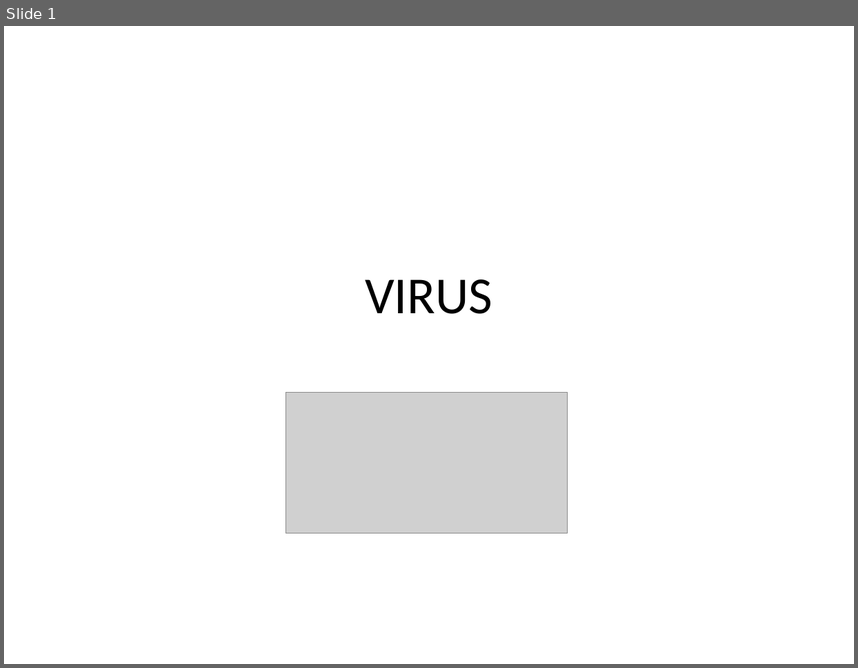
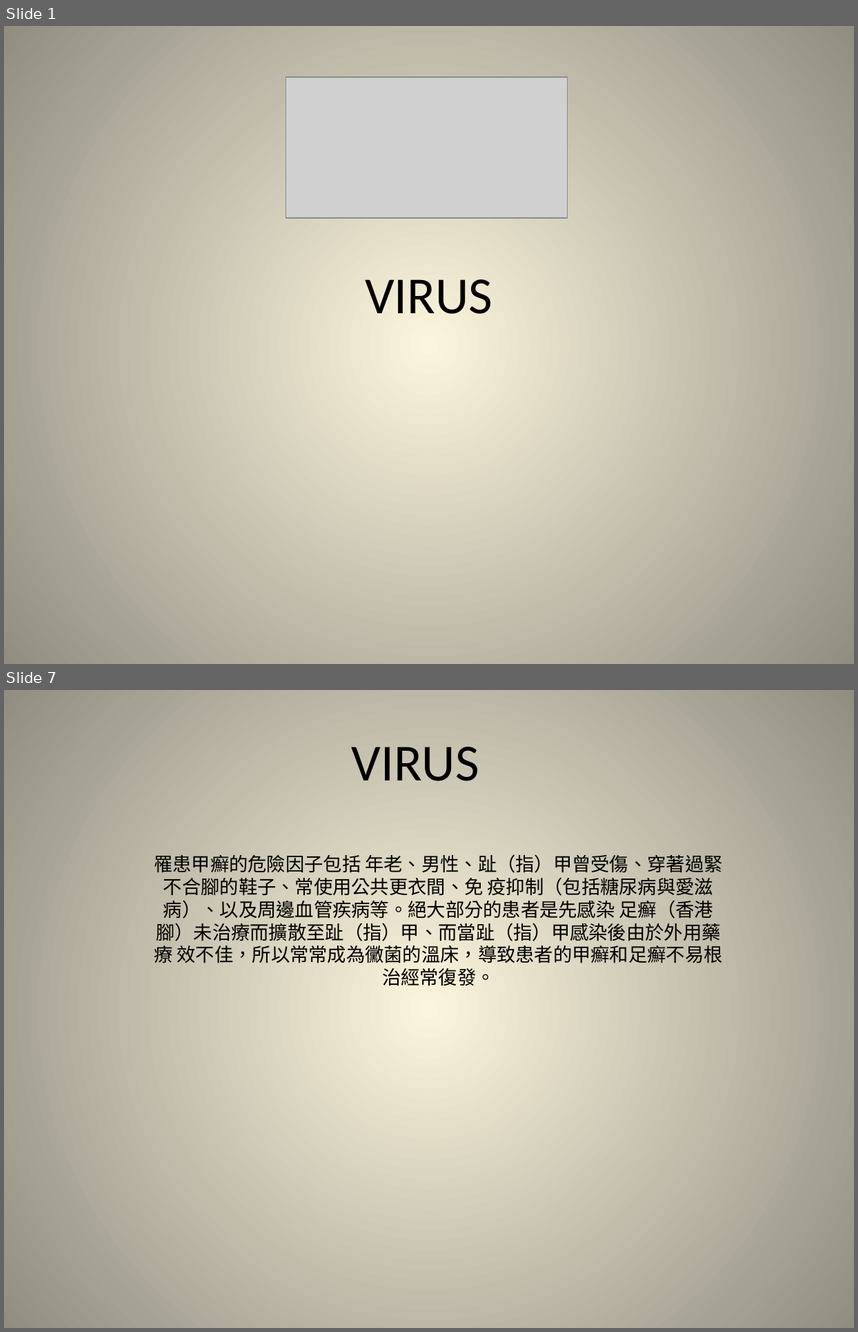
Before and after one commit to kevinlee584/ppt, a slide deck: virus.pptx. Shown one above the other, each under a label of ours: slide 1 before the commit, slides 1 and 7 after it; the slides between them are not shown. The pictures are 858x668 and 858x1332 pixels, drawn with LibreOffice and Linux fonts; fonts in the diff are those of the drawing; grey boxes stand for pictures. Boxes give left, top, right and bottom in pixels: in the first picture for what was removed or moved away, otherwise in the second. Text is boxed around its words. In the diff, an @@ line names an element or a change of style, - is before the commit and + after.

```diff
--- a/virus.pptx
+++ b/virus.pptx
@@ slide 7 added at [4,690,854,1328], background gradient #FCF7DD to #918E81 @@
@@ title added at [351,747,479,781], 44 pt, text #000000 @@
+VIRUS
@@ subtitle added at [154,855,723,986], 16 pt, text #000000 @@
+罹患甲癬的危險因子包括 年老、男性、趾（指）甲曾受傷、穿著過緊不合腳的鞋子、常使用公共更衣間、免 疫抑制（包括糖尿病與愛滋病）、以及周邊血管疾病等。絕大部分的患者是先感染 足癬（香港腳）未治療而擴散至趾（指）甲、而當趾（指）甲感染後由於外用藥療 效不佳，所以常常成為黴菌的溫床，導致患者的甲癬和足癬不易根治經常復發。
@@ slide 1 changed as well @@
@@ background #FFFFFF to gradient #FCF7DD to #918E81 @@
@@ picture: place and size @@
-picture at [286,392,567,534]
+picture at [286,77,567,218]
```
Also in this commit, not shown: 12 other slides added.
